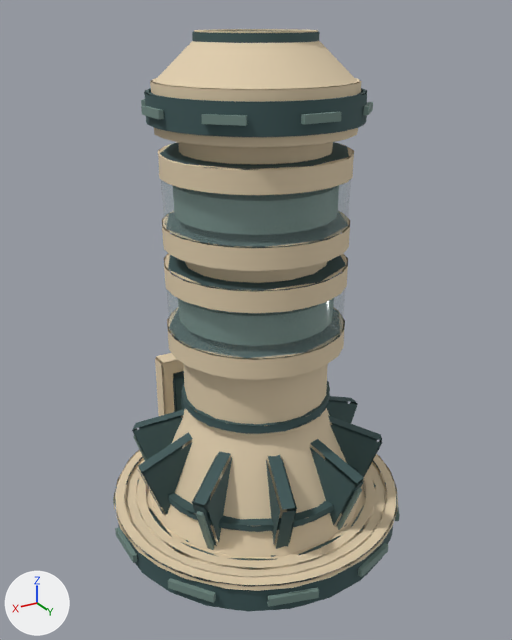
One commit to the glTF model assets/kit/labkit/Cannon_T2.glb: the scene before it, then after it.
Rendered twice from a camera (50 mm lens) standing at (3.85, 6.42, 5.91) and looking at (0.04, 0.07, 2.73). Every picture has the same lights, and +X, +Y and +Z are marked at lower left. The picture after the commit comes second. Vertices at exactly the same position are counted once.

Objects in the first picture: 'Cannon_T2'.
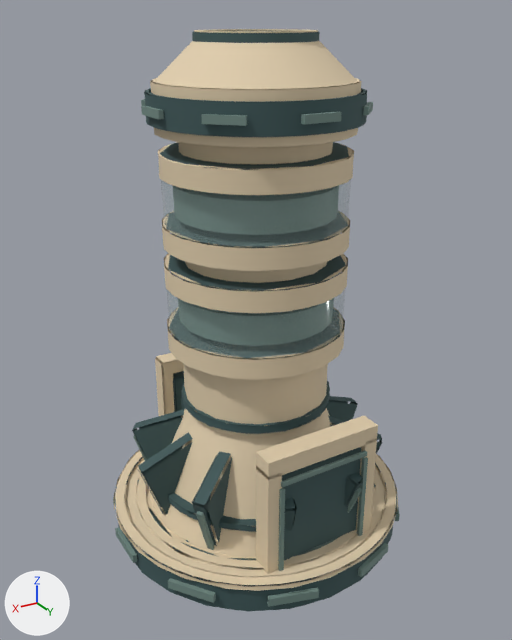
The change, as a list of edits to the scene's bpy script:
```text
Change me_cannon_t2:
    used by ob_cannon_t2; location = (0.0, 0.0, 0.0)
    remove me_cannon_t2.from_pydata(...)  # 4993 vertices, 5662 faces; spans x -1.79..1.79, y -1.79..1.79, z 0.06..5.77
    add me_cannon_t2.from_pydata(...)  # 5049 vertices, 5746 faces; spans x -1.79..1.79, y -1.79..1.79, z 0.06..5.77
    me_cannon_t2 part 1: a new loose piece, a box spanning x -0.55..0.55, y 1.15..1.35, z 0.06..1.56, in mat_os_dark (dark cyan #3d5758)
    me_cannon_t2 part 2: a new loose piece, a box spanning x 0.54..0.7, y 1.17..1.41, z 0.06..1.66, in mat_os_steel (beige #e2cfae)
    me_cannon_t2 part 3: a new loose piece, a box spanning x -0.7..-0.54, y 1.17..1.41, z 0.06..1.66, in mat_os_steel (beige #e2cfae)
    me_cannon_t2 part 4: a new loose piece, a box spanning x -0.7..0.7, y 1.17..1.41, z 1.62..1.82, in mat_os_steel (beige #e2cfae)
    me_cannon_t2 part 5: a new loose piece, a box spanning x 0.515..0.565, y 1.4..1.44, z 0.16..1.46, in mat_os_detail (greyish green #718a83)
    me_cannon_t2 part 6: a new loose piece, a box spanning x -0.565..-0.515, y 1.4..1.44, z 0.16..1.46, in mat_os_detail (greyish green #718a83)
    me_cannon_t2 part 7: a new loose piece, a box spanning x -0.55..0.55, y 1.4..1.44, z 1.495..1.545, in mat_os_detail (greyish green #718a83)
```

Location of each change, [x1, y1, x2, y2] in pixels of the pictures (512 x 640 px):
part 1 of me_cannon_t2, added
    after: [282, 447, 362, 560]
part 2 of me_cannon_t2, added
    after: [256, 466, 282, 574]
part 3 of me_cannon_t2, added
    after: [356, 439, 377, 532]
part 4 of me_cannon_t2, added
    after: [256, 416, 378, 480]
part 5 of me_cannon_t2, added
    after: [278, 487, 285, 571]
part 6 of me_cannon_t2, added
    after: [357, 457, 368, 536]
part 7 of me_cannon_t2, added
    after: [281, 451, 367, 487]
